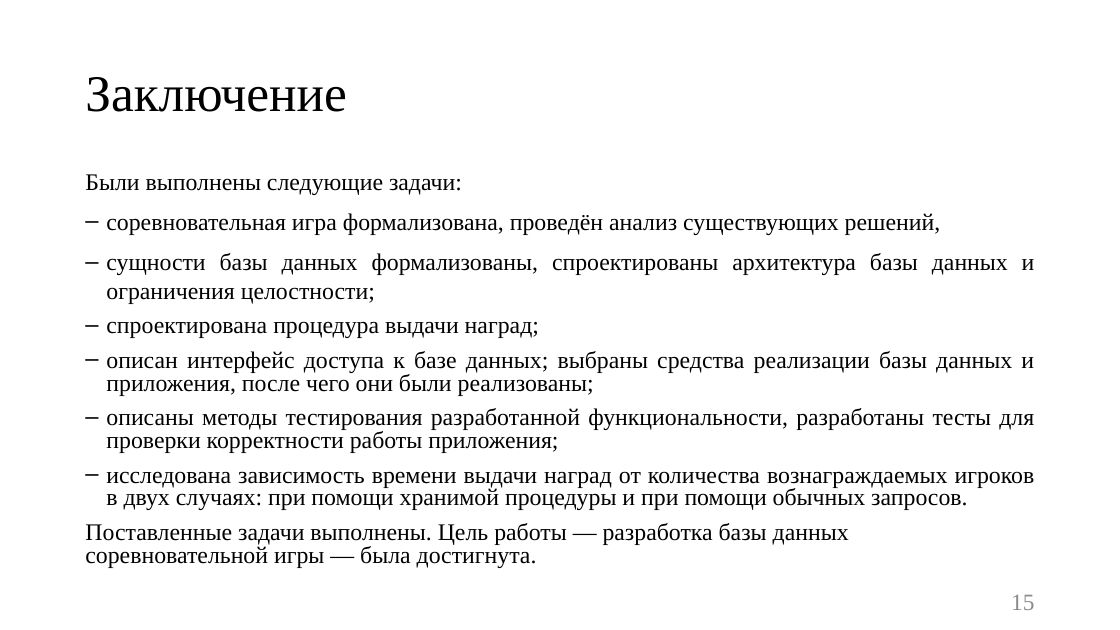
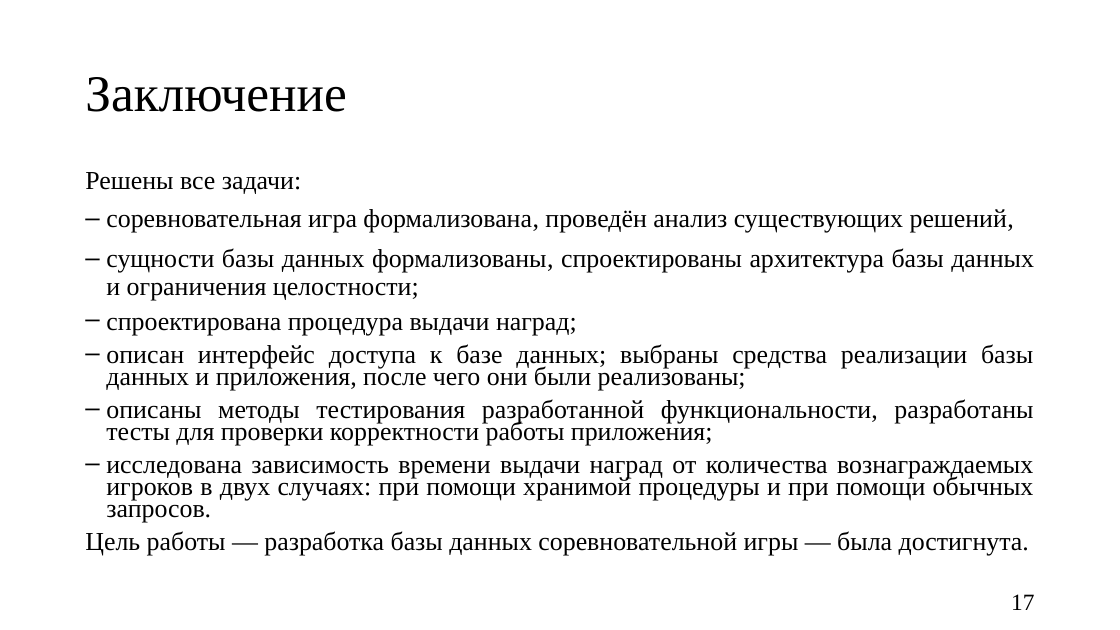
Before and after one commit to Kukushenok/competitive-math-game, a slide deck: slide 17 of docs/presentation.pptx (slide 15 before the commit). Drawn at 1120x630 pixels with LibreOffice and Linux fonts; fonts in the diff are those of the drawing. Boxes give left, top, right and bottom in pixels: in the first picture for what was removed or moved away, otherwise in the second. Text is boxed around its words. In the diff, an @@ line names an element or a change of style, - is before the commit and + after.

```diff
--- a/docs/presentation.pptx
+++ b/docs/presentation.pptx
@@ text at (x1=85, y1=172, x2=301, y2=194): text changed; size 20.4 to 22.2 pt @@
-Были выполнены следующие задачи:
+Решены все задачи:
@@ text at (x1=106, y1=209, x2=1034, y2=523): size 20.4 to 22.2 pt in "соревновательная игра формализована, проведён анализ существ ...", "сущности базы данных формализованы, спроектированы архитекту ...", "спроектирована процедура выдачи наград;", "описан интерфейс доступа к базе данных; выбраны ..." and 2 more places; line spacing 1 to 0.9; line spacing 0.8 to 0.7 @@
@@ text at (x1=85, y1=531, x2=1029, y2=556): text changed; size 20.4 to 22.2 pt @@
-Поставленные задачи выполнены. Цель работы — разработка базы данных соревновательной игры — была достигнута.
+Цель работы — разработка базы данных соревновательной игры — была достигнута.
@@ page number at (x1=1011, y1=594, x2=1034, y2=610): text changed; text colour #8C8C8C to #000000 @@
-15
+17
```
Also in this commit, not shown: 8 other slides changed, 2 slides added, 14 other files.
